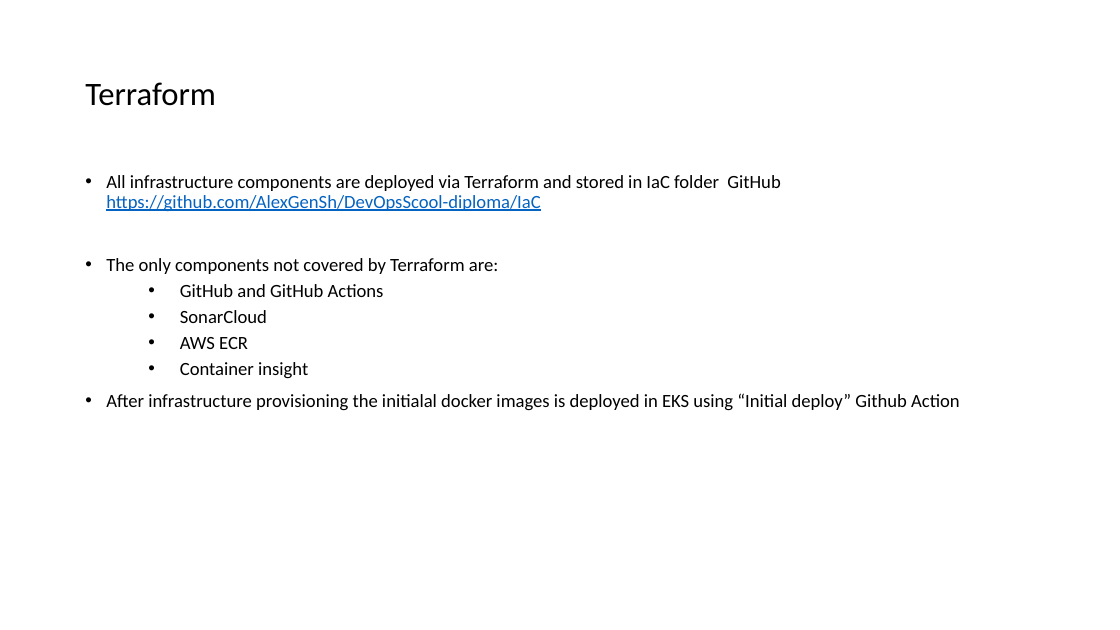
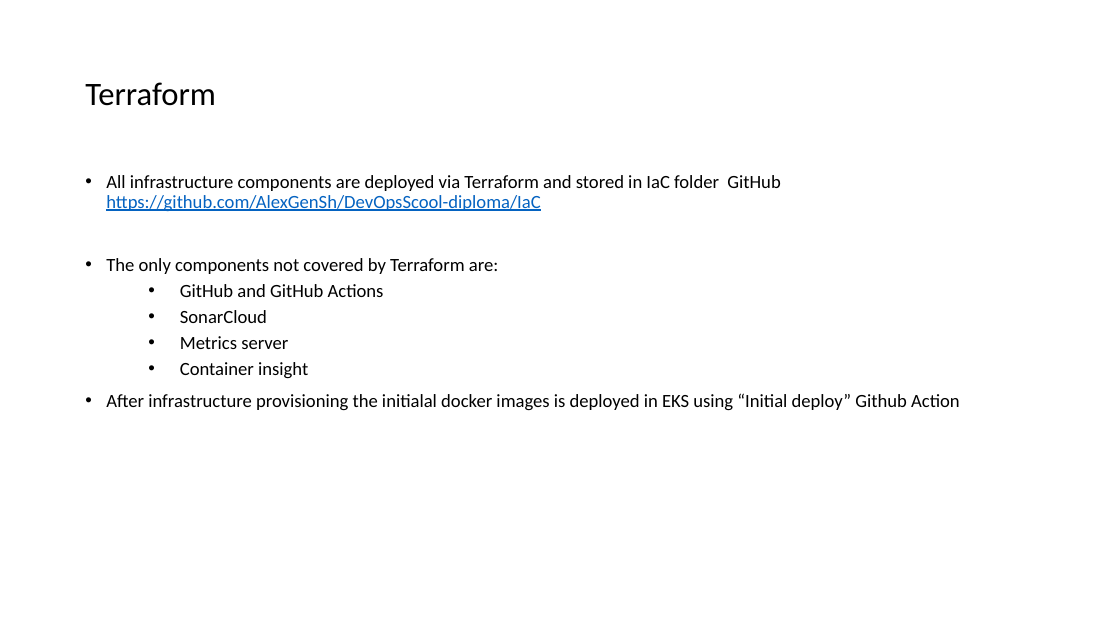
Before and after one commit to AlexGenSh/DevOpsScool-diploma, a slide deck: slide 4 of internship-diploma-sherbakov-alexander.pptx. Drawn at 1120x630 pixels with LibreOffice and Linux fonts; fonts in the diff are those of the drawing. Boxes give left, top, right and bottom in pixels: in the first picture for what was removed or moved away, otherwise in the second. Text is boxed around its words. In the diff, an @@ line names an element or a change of style, - is before the commit and + after.

Commit message:
Add presentation

```diff
--- a/internship-diploma-sherbakov-alexander.pptx
+++ b/internship-diploma-sherbakov-alexander.pptx
@@ text at <box>180,336,288,349</box>: text changed @@
-  • AWS ECR
+  • Metrics server
```
